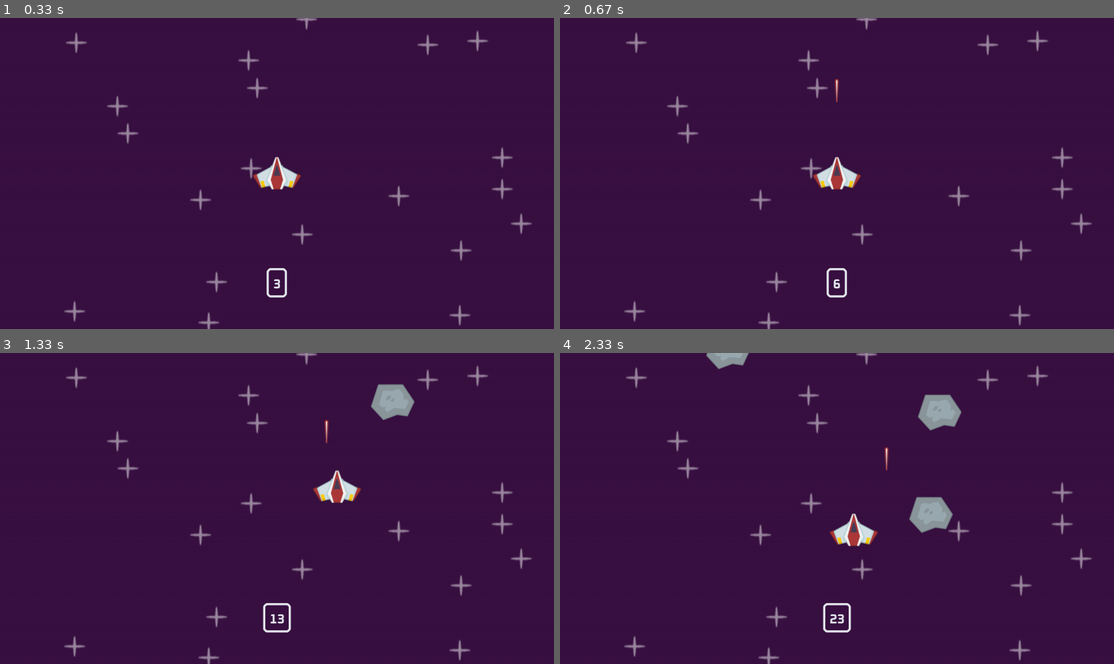
Above: before the commit, frames 1-4 (two rows, left to right).
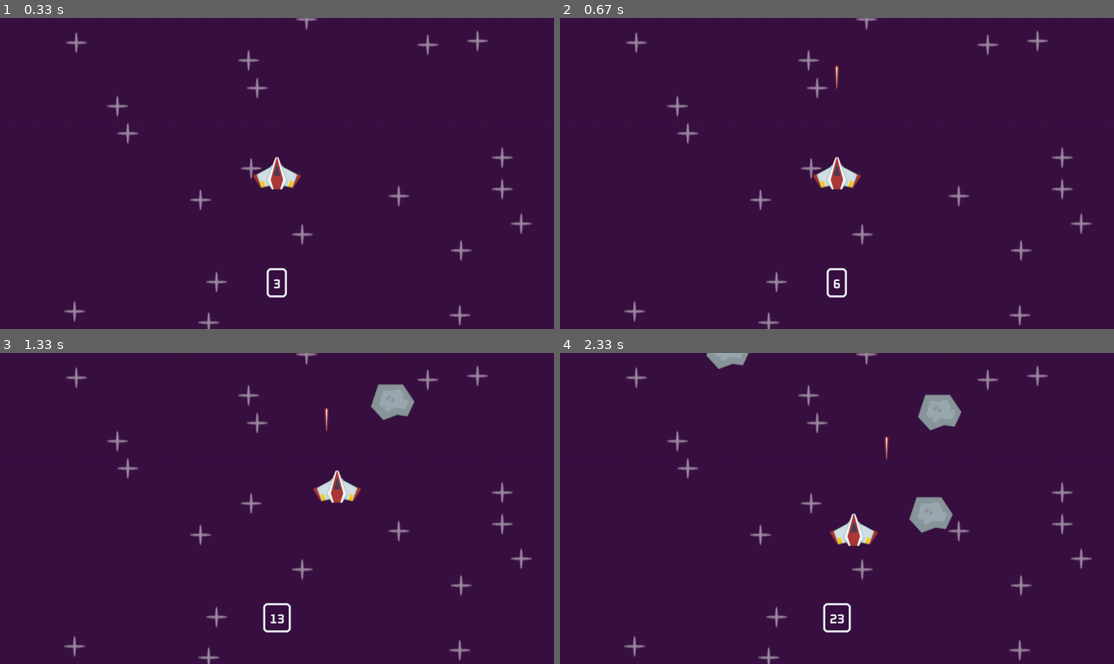
Above: after the commit, the same moments.

Repository: dominicamoak/space_shooter_pygame
Game: pygame game, started from code/main.py
The game is run twice, just before and just after one commit, with the same random seed, the same clock (stepped at 60 frames per second) and the same inputs.
Inputs:
- Up to frame 1 (0.33 s): no input
- Up to frame 2 (0.67 s): tap Space at 0.33 s
- Up to frame 3 (1.33 s): hold Right 0.67-1.13 s; tap Space at 0.73, 1.03, 1.23 s; hold Up from 1.17 s (still down)
- Up to frame 4 (2.33 s): release Up at 1.47 s; hold Down 1.5-1.97 s; tap Space at 1.57, 1.87, 2.07 s; hold Left from 2 s (still down)

Frame 1 is identical in both runs. In frame 2, less than 0.1% of the frame differs, in the area x 49-51%, y 15-28%; in frame 3, less than 0.1%; in frame 4, less than 0.1%.

Commit message:
Added Mask to player, meteors and lasers

Diff:
--- a/code/main.py
+++ b/code/main.py
@@ -16,6 +16,9 @@
         self.can_shoot = True
         self.laser_shoot_time = 0
         self.rest_duration = 400
+
+        # Mask
+        self.mask = pygame.mask.from_surface(self.image) # not really needed
 
     def laser_timer(self):
         if not self.can_shoot:
@@ -53,9 +56,10 @@
         super().__init__(groups)
         self.image = surf
         self.rect = self.image.get_frect(midbottom = pos)
+        self.speed = 500
 
     def update(self, dt):
-        self.rect.centery -= 400 * dt
+        self.rect.centery -= self.speed * dt
         if self.rect.bottom < 0:
             self.kill()
 
@@ -77,12 +81,12 @@
 def collisions():
     global running
 
-    collision_sprites = pygame.sprite.spritecollide(player, meteor_sprites, dokill= True)
+    collision_sprites = pygame.sprite.spritecollide(player, meteor_sprites, True, pygame.sprite.collide_mask)
     if collision_sprites:
         running = False
 
     for laser in laser_sprites:
-        collided_sprites = pygame.sprite.spritecollide(laser, meteor_sprites, dokill= True)
+        collided_sprites = pygame.sprite.spritecollide(laser, meteor_sprites, True, pygame.sprite.collide_mask)
         if collided_sprites:
             laser.kill()
 
